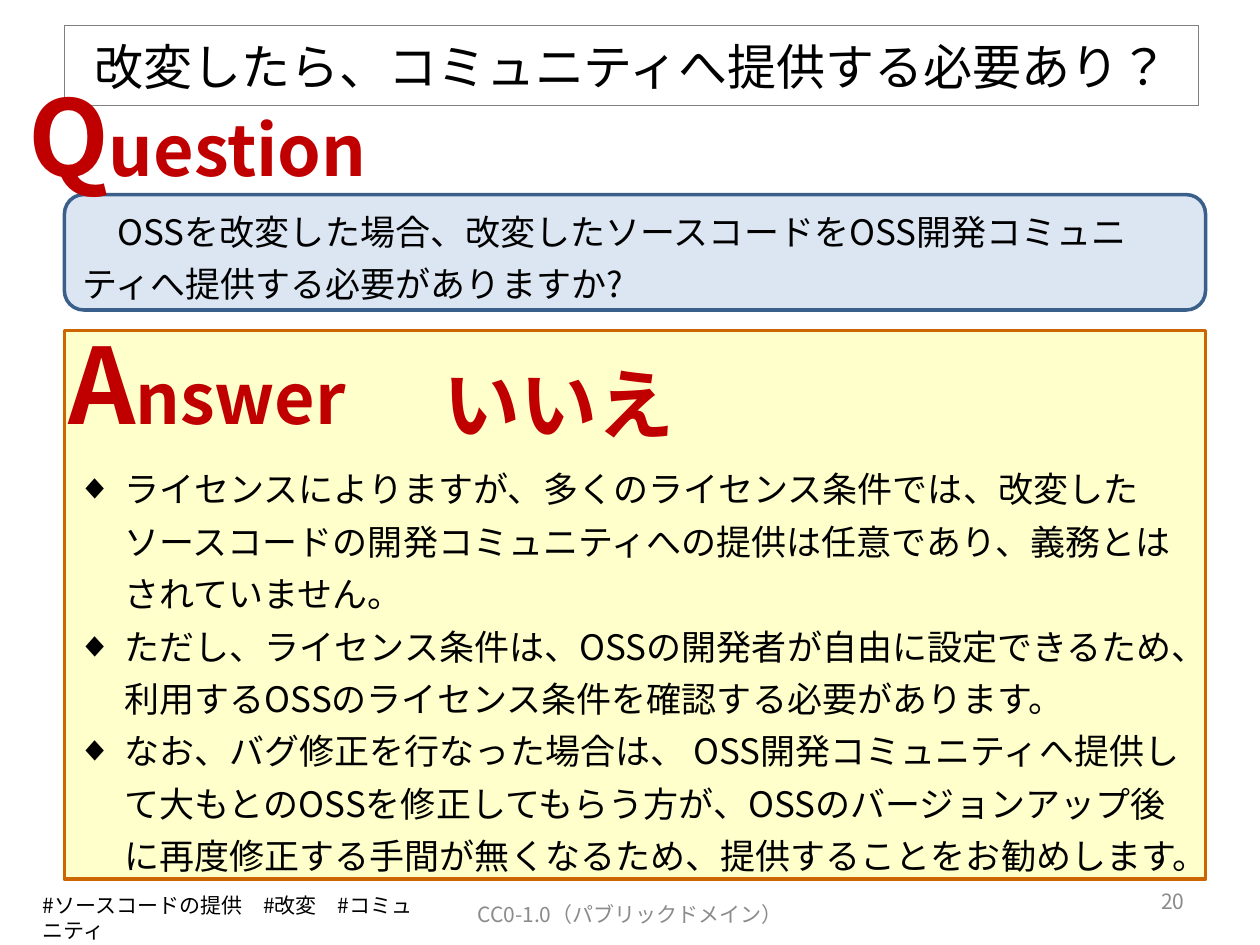
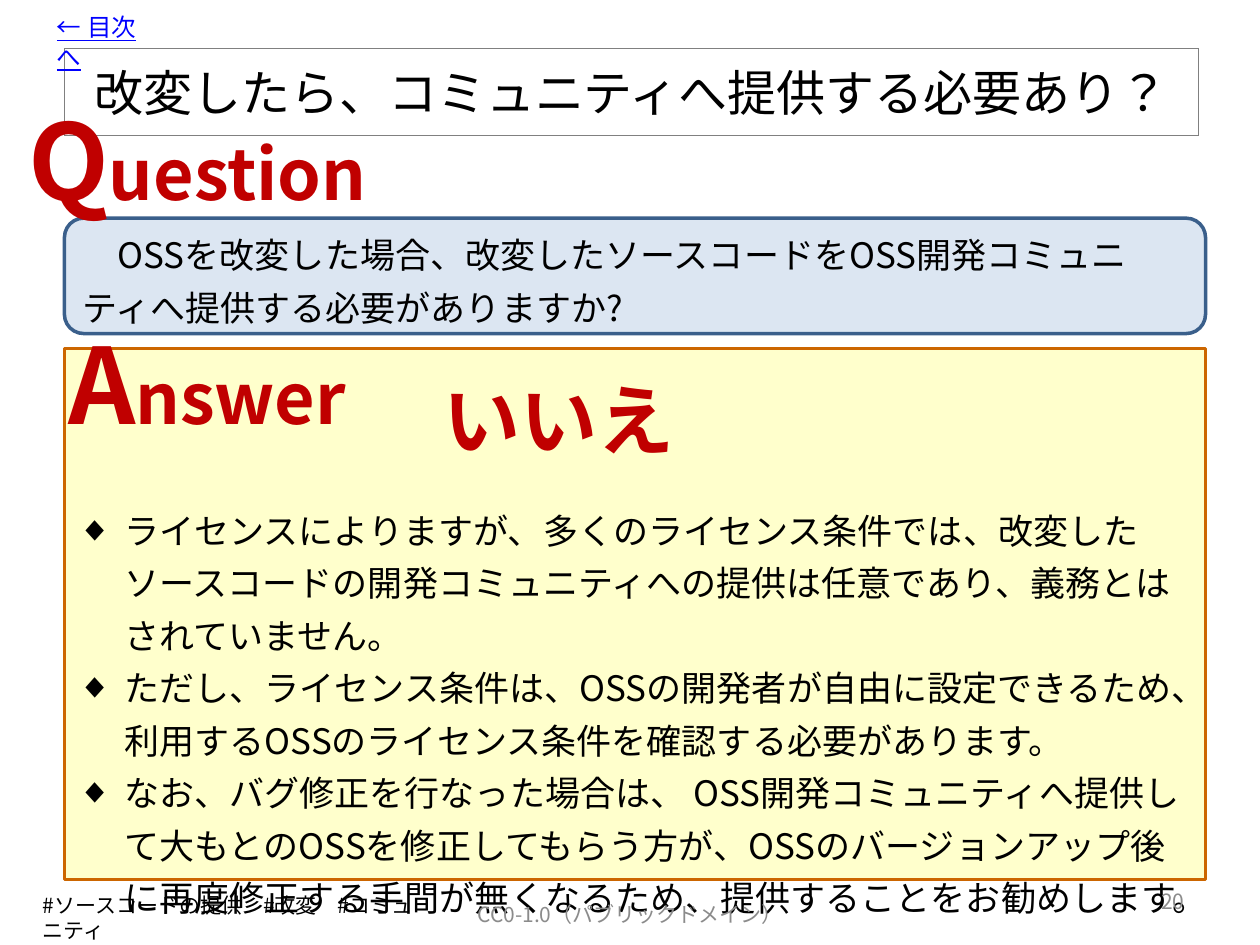
Before and after one commit to OpenChain-Project/OpenChain-JWG, a slide deck: slide 21 of Education_Material/FAQ/OSSライセンス関連でよくある誤解_CC0.pptx. Drawn at 1260x945 pixels with LibreOffice and Linux fonts; fonts in the diff are those of the drawing. Boxes give left, top, right and bottom in pixels: in the first picture for what was removed or moved away, otherwise in the second. Text is boxed around its words. In the diff, an @@ line names an element or a change of style, - is before the commit and + after.

Commit message:
V7.1に更新します。
目次から各スライドへリンクを付けました。

```diff
--- a/Education_Material/FAQ/OSSライセンス関連でよくある誤解_CC0.pptx
+++ b/Education_Material/FAQ/OSSライセンス関連でよくある誤解_CC0.pptx
@@ text added at box(57, 15, 136, 72), 14 pt, text #0000FF, underline @@
+← 目次へ
@@ title "改変したら、コミュニティへ提供する必要あり？": place and size @@
-title "改変したら、コミュニティへ提供する必要あり？" at box(64, 26, 1198, 106)
+title "改変したら、コミュニティへ提供する必要あり？" at box(64, 49, 1198, 136)
@@ text "Question": place and size @@
-text "Question" at box(15, 66, 402, 205)
+text "Question" at box(15, 89, 402, 229)
@@ rounded rectangle "OSSを改変した場合、改変したソースコードをOSS開発コミュニティへ提供する必要がありますか?": place and size @@
-rounded rectangle "OSSを改変した場合、改変したソースコードをOSS開発コミュニティへ提供する必要がありますか?" at box(64, 195, 1206, 311)
+rounded rectangle "OSSを改変した場合、改変したソースコードをOSS開発コミュニティへ提供する必要がありますか?" at box(64, 218, 1206, 334)
@@ rectangle: place and size @@
-rectangle at box(64, 330, 1206, 879)
+rectangle at box(64, 349, 1206, 879)
@@ text "いいえ": place and size @@
-text "いいえ" at box(444, 370, 675, 438)
+text "いいえ" at box(444, 386, 675, 454)
@@ text "ライセンスによりますが、多くのライセンス条件では、改変したソースコードの開発コミュニティへの提供は任意であり、義務とはさ ...": place and size @@
-text "ライセンスによりますが、多くのライセンス条件では、改変したソースコードの開発コミュニティへの提供は任意であり、義務とはさ ..." at box(124, 472, 1208, 879)
+text "ライセンスによりますが、多くのライセンス条件では、改変したソースコードの開発コミュニティへの提供は任意であり、義務とはさ ..." at box(124, 514, 1208, 921)
```
Also in this commit, not shown: 57 other slides changed.
